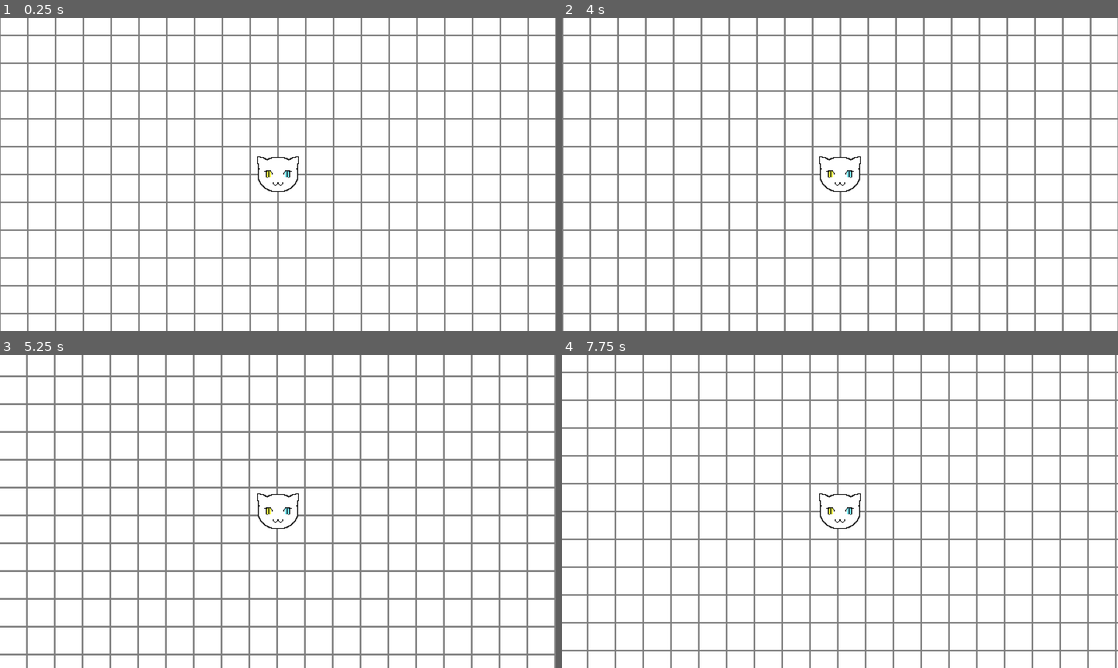
Above: before the commit, frames 1-4 (two rows, left to right).
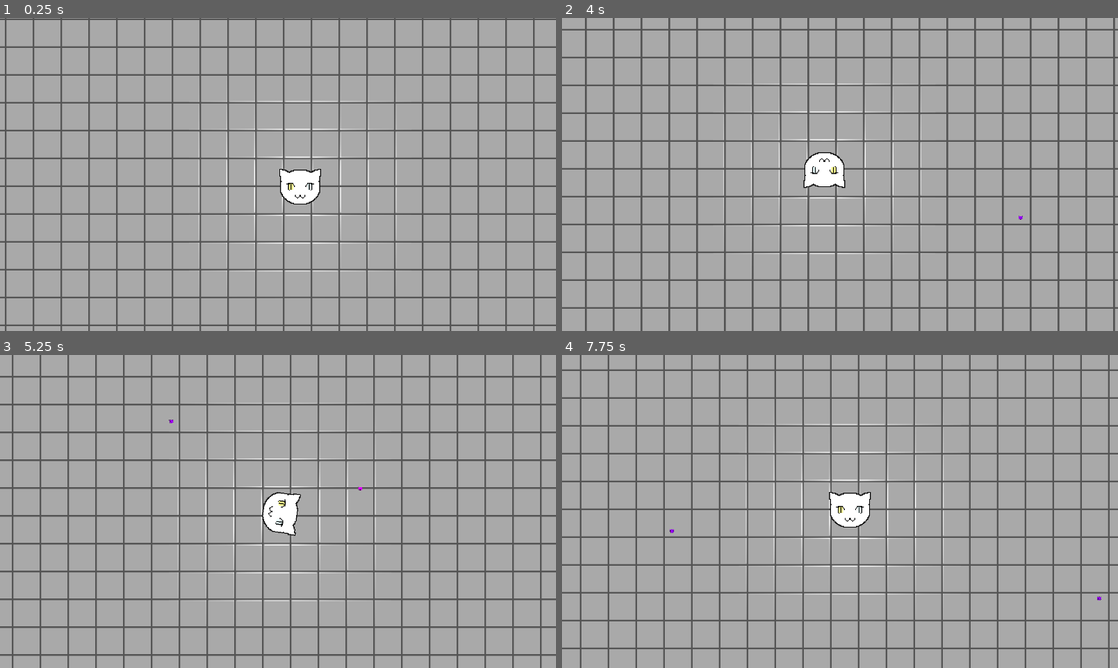
Above: after the commit, the same moments.

Repository: maroisa/paw-print
Game: Godot game, scene res://world.tscn
Same seed, same stepped clock (60 frames per second), same inputs: the game is played once before the commit and once after it.
Inputs (mouse positions are in pixels of both pictures, inside the frame that each line leads up to):
- Up to frame 1 (0.25 s): no input
- Up to frame 2 (4 s): move the mouse to (962, 158) at 0.52 s; hold D (p_right) 0.53-1.28 s; hold Space (p_action) 0.53-1.28 s; move the mouse to (728, 190) at 1.27 s; hold S (p_down) 1.28-2.03 s; tap Space (p_action) at 1.35, 2.85 s; move the mouse to (895, 105) at 2.02 s; hold D (p_right) 2.03-2.78 s; hold Space (p_action) 2.03-2.78 s; move the mouse to (812, 237) at 2.77 s; hold W (p_up) 2.78-3.53 s; move the mouse to (1006, 221) at 3.52 s; hold A (p_left) from 3.53 s (still down); hold Space (p_action) from 3.53 s (still down)
- Up to frame 3 (5.25 s): move the mouse to (111, 464) at 4.27 s; release Space (p_action) at 4.28 s; tap Space (p_action) at 4.35 s; move the mouse to (305, 511) at 5.02 s; release A (p_left) at 5.03 s; hold S (p_down) from 5.03 s (still down); hold Space (p_action) from 5.03 s (still down)
- Up to frame 4 (7.75 s): move the mouse to (756, 433) at 5.77 s; release S (p_down) at 5.78 s; release Space (p_action) at 5.78 s; hold D (p_right) 5.78-6.53 s; tap Space (p_action) at 5.85, 7.35 s; move the mouse to (962, 495) at 6.52 s; hold W (p_up) 6.53-7.28 s; hold Space (p_action) 6.53-7.28 s; move the mouse to (728, 527) at 7.27 s; hold D (p_right) from 7.28 s (still down)

The runs differ from the first frame. In frame 1, 99% of the frame differs, in the area x 0-100%, y 0-100%; in frame 2, 97%; in frame 3, 95%; in frame 4, 99%.

Commit message:
Player shoot system

Diff:
--- a/characters/player/player.gd
+++ b/characters/player/player.gd
@@ -4,3 +4,7 @@
 
 var velocity: Vector2
 var velocity_static: Vector2
+
+func _physics_process(delta):
+	$Sprite.rotation = lerp_angle($Sprite.rotation, velocity_static.angle(), 0.2)
+	$Sprite.rotation = fposmod($Sprite.rotation, PI * 2)
--- a/characters/player/player.tscn
+++ b/characters/player/player.tscn
@@ -8,11 +8,20 @@
 [sub_resource type="RectangleShape2D" id=1]
 extents = Vector2( 20, 20 )
 
+[sub_resource type="CircleShape2D" id=2]
+
+[sub_resource type="Gradient" id=3]
+colors = PoolColorArray( 1, 1, 1, 1, 1, 1, 1, 0 )
+
+[sub_resource type="GradientTexture2D" id=4]
+gradient = SubResource( 3 )
+width = 256
+height = 256
+fill = 1
+fill_from = Vector2( 0.5, 0.5 )
+
 [node name="Player" type="KinematicBody2D"]
 script = ExtResource( 1 )
-
-[node name="Sprite" type="Sprite" parent="."]
-texture = ExtResource( 2 )
 
 [node name="CollisionShape2D" type="CollisionShape2D" parent="."]
 shape = SubResource( 1 )
@@ -20,6 +29,7 @@
 [node name="Camera2D" type="Camera2D" parent="."]
 current = true
 zoom = Vector2( 0.5, 0.5 )
+smoothing_speed = 8.0
 
 [node name="PawStateMachine" type="Node" parent="."]
 script = ExtResource( 3 )
@@ -27,3 +37,17 @@
 
 [node name="Normal" type="Node" parent="PawStateMachine"]
 script = ExtResource( 4 )
+
+[node name="BulletPivot" type="Node2D" parent="."]
+
+[node name="Node2D" type="Node2D" parent="BulletPivot"]
+position = Vector2( 20, 0 )
+
+[node name="CollisionShape2D" type="CollisionShape2D" parent="BulletPivot/Node2D"]
+shape = SubResource( 2 )
+
+[node name="Light2D" type="Light2D" parent="."]
+texture = SubResource( 4 )
+
+[node name="Sprite" type="Sprite" parent="."]
+texture = ExtResource( 2 )
--- a/characters/player/states/idle.gd
+++ b/characters/player/states/idle.gd
@@ -1,10 +1,24 @@
 extends PawState
+
+onready var bullet_pivot = owner.get_node("BulletPivot")
 
 func _physics_process(delta):
 	var vector = Input.get_vector("p_left", "p_right", "p_up", "p_down")
-
 	if vector: owner.velocity_static = vector
 
 	owner.velocity = lerp(owner.velocity, vector * (owner.speed * 10), 0.2)
+	owner.move_and_slide(owner.velocity)
 
-	owner.move_and_slide(owner.velocity)
+	var center = get_viewport().get_mouse_position() - get_viewport().size / 2
+	owner.get_node("Camera2D").offset = lerp(owner.get_node("Camera2D").offset, center / 20, 0.1)
+	bullet_pivot.rotation = center.angle()
+
+
+func _input(event):
+	if event.is_action_pressed("p_action"):
+		var bullet = preload("res://instances/projectile.tscn").instance()
+
+		bullet.velocity = (bullet_pivot.get_node("Node2D").global_position - bullet_pivot.global_position).normalized()
+		bullet.global_position = bullet_pivot.get_node("Node2D").global_position
+
+		get_tree().root.get_node("World").add_child(bullet)
--- /dev/null
+++ b/instances/projectile.gd
@@ -0,0 +1,7 @@
+extends Area2D
+
+var velocity: Vector2
+
+func _physics_process(delta):
+	if velocity:
+		self.global_position += velocity * 5
--- /dev/null
+++ b/instances/projectile.tscn
@@ -0,0 +1,19 @@
+[gd_scene load_steps=4 format=2]
+
+[ext_resource path="res://icon.png" type="Texture" id=1]
+[ext_resource path="res://instances/projectile.gd" type="Script" id=2]
+
+[sub_resource type="RectangleShape2D" id=1]
+extents = Vector2( 2, 2 )
+
+[node name="Projectile" type="Area2D"]
+script = ExtResource( 2 )
+
+[node name="Sprite" type="Sprite" parent="."]
+modulate = Color( 0.615686, 0, 1, 1 )
+light_mask = 5
+scale = Vector2( 0.1, 0.1 )
+texture = ExtResource( 1 )
+
+[node name="CollisionShape2D" type="CollisionShape2D" parent="."]
+shape = SubResource( 1 )
--- a/project.godot
+++ b/project.godot
@@ -32,7 +32,7 @@
 
 [application]
 
-config/name="Potion Paws"
+config/name="Paw's Potion"
 run/main_scene="res://world.tscn"
 boot_splash/show_image=false
 config/icon="res://icon.png"
@@ -95,6 +95,7 @@
 p_action={
 "deadzone": 0.5,
 "events": [ Object(InputEventKey,"resource_local_to_scene":false,"resource_name":"","device":0,"alt":false,"shift":false,"control":false,"meta":false,"command":false,"pressed":false,"scancode":0,"physical_scancode":32,"unicode":0,"echo":false,"script":null)
+, Object(InputEventMouseButton,"resource_local_to_scene":false,"resource_name":"","device":0,"alt":false,"shift":false,"control":false,"meta":false,"command":false,"button_mask":0,"position":Vector2( 0, 0 ),"global_position":Vector2( 0, 0 ),"factor":1.0,"button_index":1,"canceled":false,"pressed":false,"doubleclick":false,"script":null)
  ]
 }
 
--- a/world.tscn
+++ b/world.tscn
@@ -1,11 +1,13 @@
-[gd_scene load_steps=4 format=2]
+[gd_scene load_steps=5 format=2]
 
 [ext_resource path="res://characters/player/player.tscn" type="PackedScene" id=1]
 [ext_resource path="res://assets/protoTile.png" type="Texture" id=2]
+[ext_resource path="res://assets/protoTile_normal.png" type="Texture" id=3]
 
 [sub_resource type="TileSet" id=1]
 0/name = "protoTile.png 0"
 0/texture = ExtResource( 2 )
+0/normal_map = ExtResource( 3 )
 0/tex_offset = Vector2( 0, 0 )
 0/modulate = Color( 1, 1, 1, 1 )
 0/region = Rect2( 0, 0, 32, 32 )
@@ -24,8 +26,11 @@
 [node name="Player" parent="." instance=ExtResource( 1 )]
 
 [node name="TileMap" type="TileMap" parent="."]
+position = Vector2( 77, -1 )
 z_index = -1
 tile_set = SubResource( 1 )
 cell_size = Vector2( 32, 32 )
 format = 1
 tile_data = PoolIntArray( -917525, 0, 0, -917524, 0, 0, -917523, 0, 0, -917522, 0, 0, -917521, 0, 0, -917520, 0, 0, -91 …(20730 unchanged characters)…
+
+[editable path="Player"]
Binary file changed: assets/protoTile.png
Binary file added: assets/protoTile_normal.png
Not shown: 1 places in characters/player/player.tscn that only renumber resources
